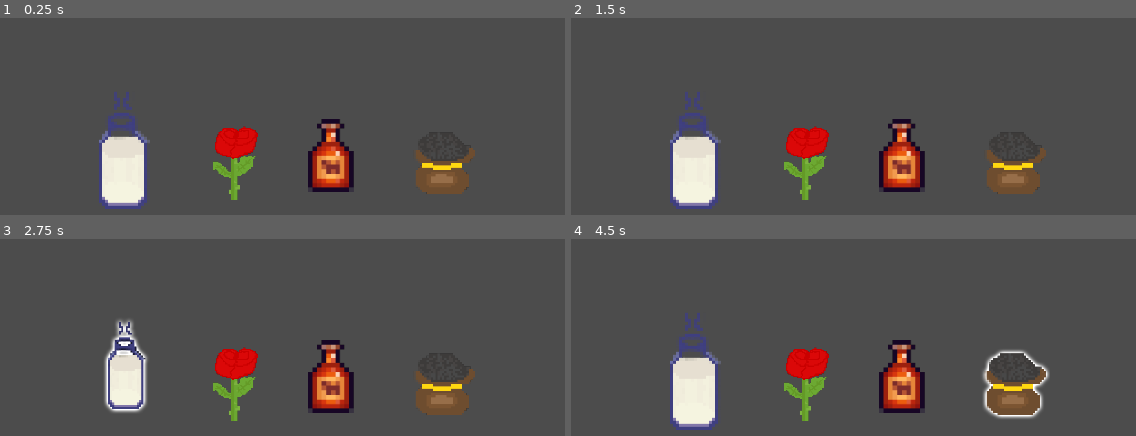
Above: before the commit, frames 1-4 (two rows, left to right).
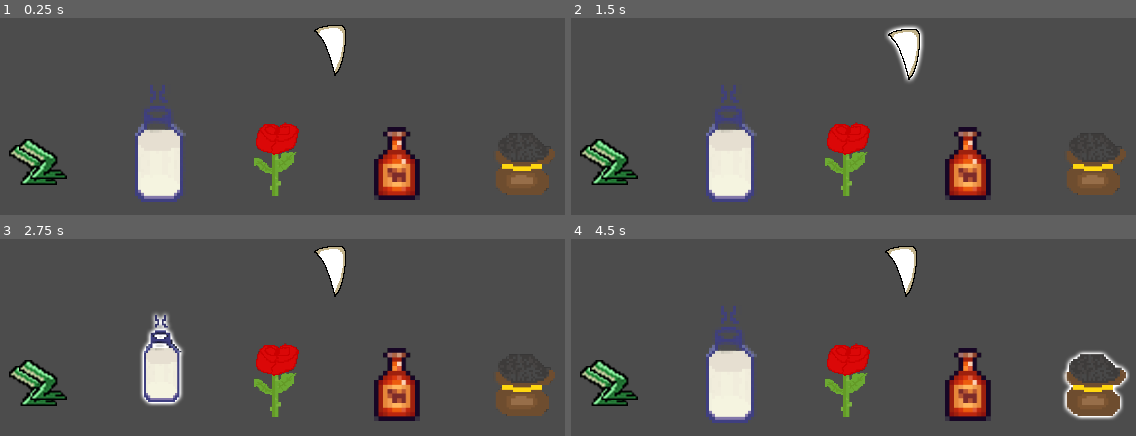
Above: after the commit, the same moments.

Repository: AtomicPotatoEmil/CreateJamFall2020
Game: Godot game, scene res://PotionTable/PotionTable.tscn
The game is run twice, just before and just after one commit, with the same random seed, the same clock (stepped at 60 frames per second) and the same inputs. The project has no main scene, so this scene is started directly.
Inputs (mouse positions are in pixels of both pictures, inside the frame that each line leads up to; where the layout moved, square brackets give the same spot in the first picture):
- Up to frame 1 (0.25 s): no input
- Up to frame 2 (1.5 s): click (610, 161) at 0.52 s; click (904, 51) at 1.27 s
- Up to frame 3 (2.75 s): click (163, 365) [124, 370] at 2 s
- Up to frame 4 (4.5 s): click (847, 378) [808, 382] at 2.75 s; click (966, 384) [904, 376] at 3.5 s; click (1096, 386) [1017, 384] at 4.25 s

The runs differ from the first frame. In frame 1, 19% of the frame differs, in the area x 1-99%, y 3-97%; in frame 2, 20%; in frame 3, 19%; in frame 4, 21%.

Commit message:
Buffalo tooth and Frog legs added to items
Made an interactable button for both Buffalo tooth and Frog legs

Diff:
--- a/CreateJamFall2020/PotionTable/PotionTable.gd
+++ b/CreateJamFall2020/PotionTable/PotionTable.gd
@@ -27,3 +27,15 @@
 	POTION.black_sand = true
 	numberOfItemsClicked += 1
 	pass
+
+
+func _on_FrogLegs_pressed():
+	POTION.frog_legs = true
+	numberOfItemsClicked += 1
+	pass
+
+
+func _on_BuffaloTooth_pressed():
+	POTION.buffalo_tooth = true
+	numberOfItemsClicked += 1
+	pass
--- a/CreateJamFall2020/PotionTable/PotionTable.tscn
+++ b/CreateJamFall2020/PotionTable/PotionTable.tscn
@@ -9,16 +9,19 @@
 [ext_resource path="res://PotionTable/assets/whiskey_hightlight.png" type="Texture" id=7]
 [ext_resource path="res://PotionTable/assets/rose.png" type="Texture" id=8]
 [ext_resource path="res://PotionTable/assets/black_sand_2.png" type="Texture" id=9]
-
+[ext_resource path="res://PotionTable/assets/frog_legs_2_h.png" type="Texture" id=10]
+[ext_resource path="res://PotionTable/assets/frog_legs_2.png" type="Texture" id=11]
+[ext_resource path="res://PotionTable/assets/Buffalo_Tooth_h.png" type="Texture" id=12]
+[ext_resource path="res://PotionTable/assets/Buffalo_Tooth.png" type="Texture" id=13]
 
 [node name="PotionTable" type="Node2D"]
 script = ExtResource( 2 )
 
 [node name="Milk" type="TextureButton" parent="."]
-margin_left = 133.95
-margin_top = 209.95
-margin_right = 305.95
-margin_bottom = 601.95
+margin_left = 170.438
+margin_top = 203.316
+margin_right = 342.438
+margin_bottom = 595.316
 rect_scale = Vector2( 0.3, 0.3 )
 texture_normal = ExtResource( 5 )
 texture_hover = ExtResource( 6 )
@@ -27,10 +30,10 @@
 }
 
 [node name="Rose" type="TextureButton" parent="."]
-margin_left = 243.2
-margin_top = 237.5
-margin_right = 430.2
-margin_bottom = 522.5
+margin_left = 284.332
+margin_top = 234.183
+margin_right = 471.332
+margin_bottom = 519.183
 rect_scale = Vector2( 0.3, 0.3 )
 texture_normal = ExtResource( 4 )
 texture_hover = ExtResource( 8 )
@@ -39,10 +42,10 @@
 }
 
 [node name="Whiskey" type="TextureButton" parent="."]
-margin_left = 342.95
-margin_top = 238.45
-margin_right = 496.95
-margin_bottom = 482.45
+margin_left = 408.629
+margin_top = 245.748
+margin_right = 562.629
+margin_bottom = 489.748
 rect_scale = Vector2( 0.3, 0.3 )
 texture_normal = ExtResource( 3 )
 texture_hover = ExtResource( 7 )
@@ -51,13 +54,35 @@
 }
 
 [node name="BlackSand" type="TextureButton" parent="."]
-margin_left = 444.12
-margin_top = 246.067
-margin_right = 676.12
-margin_bottom = 490.067
+margin_left = 524.394
+margin_top = 247.394
+margin_right = 756.394
+margin_bottom = 491.394
 rect_scale = Vector2( 0.3, 0.3 )
 texture_normal = ExtResource( 9 )
 texture_hover = ExtResource( 1 )
+__meta__ = {
+"_edit_use_anchors_": false
+}
+
+[node name="FrogLegs" type="TextureButton" parent="."]
+margin_left = 41.1321
+margin_top = 248.783
+margin_right = 105.132
+margin_bottom = 312.783
+texture_normal = ExtResource( 11 )
+texture_hover = ExtResource( 10 )
+__meta__ = {
+"_edit_use_anchors_": false
+}
+
+[node name="BuffaloTooth" type="TextureButton" parent="."]
+margin_left = 347.632
+margin_top = 143.299
+margin_right = 387.632
+margin_bottom = 196.299
+texture_normal = ExtResource( 13 )
+texture_hover = ExtResource( 12 )
 __meta__ = {
 "_edit_use_anchors_": false
 }
@@ -65,3 +90,5 @@
 [connection signal="pressed" from="Rose" to="." method="_on_Rose_pressed"]
 [connection signal="pressed" from="Whiskey" to="." method="_on_Whiskey_pressed"]
 [connection signal="pressed" from="BlackSand" to="." method="_on_BlackSand_pressed"]
+[connection signal="pressed" from="FrogLegs" to="." method="_on_FrogLegs_pressed"]
+[connection signal="pressed" from="BuffaloTooth" to="." method="_on_BuffaloTooth_pressed"]
Not shown: 1 places in CreateJamFall2020/PotionTable/PotionTable.tscn that only renumber resources
Binary file added: CreateJamFall2020/PotionTable/assets/Buffalo_Tooth.png
Not shown, added: CreateJamFall2020/PotionTable/assets/Buffalo_Tooth.png.import
Binary file added: CreateJamFall2020/PotionTable/assets/Buffalo_Tooth_h.png
Not shown, added: CreateJamFall2020/PotionTable/assets/Buffalo_Tooth_h.png.import
Binary file added: CreateJamFall2020/PotionTable/assets/frog_legs_2.png
Not shown, added: CreateJamFall2020/PotionTable/assets/frog_legs_2.png.import
Binary file added: CreateJamFall2020/PotionTable/assets/frog_legs_2_h.png
Not shown, added: CreateJamFall2020/PotionTable/assets/frog_legs_2_h.png.import
